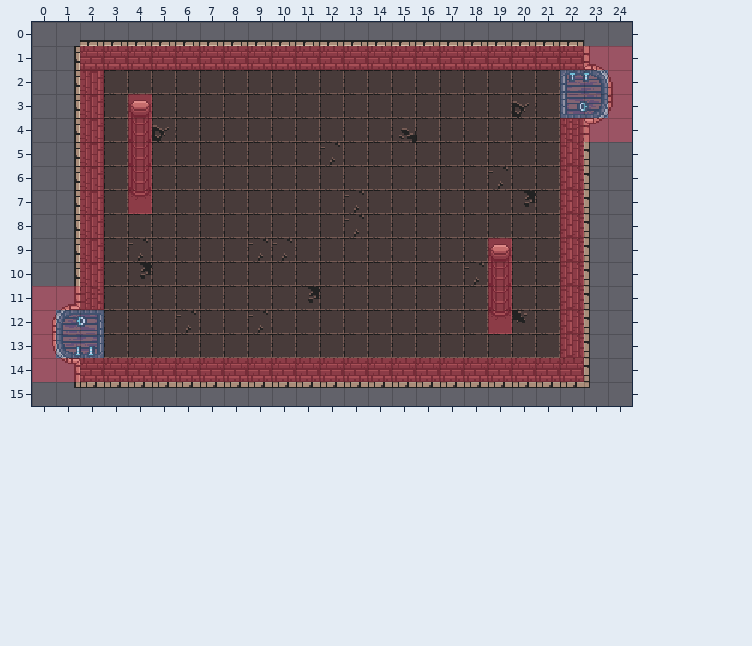
An edit to a level. Tiled map, Resources/tmx/Free_type_map1.tmx. Above, as it was before the edit.
Cells are 16x16 px. Shown: x 0..24, y 0..15. Tiles whose own drawing changed are shown in their newer look in all pictures.
And afterwards:
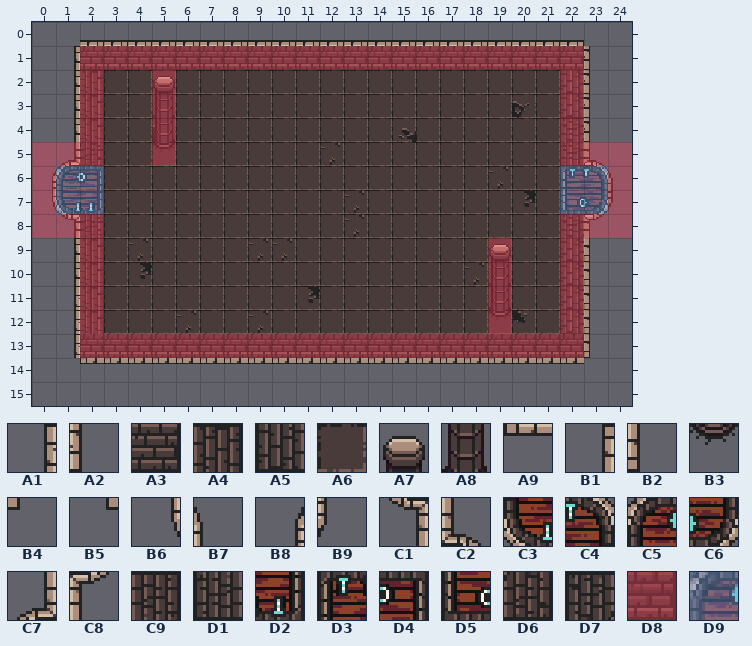
Key: from "0x72_DungeonTilesetII_v1.4": A1 3 turned 270, A2 3 turned 90, A3 35, A4 35 turned 270, A5 35 turned 90, A6 129, A7 165, A8 197, A9 227 turned 180, B1 227 turned 270, B2 227 turned 90, B3 229, B4 326 turned 180, B5 326 turned 270, B6 418 turned 270, B7 418 turned 90, B8 419 turned 270, B9 419 turned 90, C1 449 turned 270, C2 449 turned 90, C3 450 turned 270, C4 450 turned 90, C5 451 turned 270, C6 451 turned 90, C7 452 turned 270, C8 452 turned 90, C9 481 turned 270, D1 481 turned 90, D2 482 turned 270, D3 482 turned 90, D4 483 turned 270, D5 483 turned 90, D6 484 turned 270, D7 484 turned 90; from "MetaSet": D8 0, D9 1.
__ is an empty cell.
Tiles replaced or removed in this view: A3, A4, A5, A6, A7, A8, A9, B1, B2, B3, B4, B5, B6, B7, B8, B9, C1, C2, C3, C4, C5, C6, C7, C8, D2, D3, D4, D5, D6, D8, D9.
Tiles of an added or newly shown layer are drawn over the layers below it.
See-through tiles are keyed as they look on the map.
The edit:
Changed rows in their new state; .. is an unchanged cell.
Layer "Tile Layer 1":
first column x 0:
 1 .. .. .. .. .. .. .. .. .. .. .. .. .. .. .. .. .. .. .. .. .. .. .. A2 ..
 2 .. .. .. .. .. .. .. .. .. .. .. .. .. .. .. .. .. .. .. .. .. .. A5 A2 __
 3 .. .. .. .. .. .. .. .. .. .. .. .. .. .. .. .. .. .. .. .. .. .. A5 A2 __
 4 .. .. .. .. .. .. .. .. .. .. .. .. .. .. .. .. .. .. .. .. .. .. .. A2 ..
 5 .. C7 D6 .. .. .. .. .. .. .. .. .. .. .. .. .. .. .. .. .. .. .. D1 C2 ..
 6 B8 C5 D4 .. .. .. .. .. .. .. .. .. .. .. .. .. .. .. .. .. .. .. D3 C4 B7
 7 B6 C3 D2 .. .. .. .. .. .. .. .. .. .. .. .. .. .. .. .. .. .. .. D5 C6 B9
 8 .. C1 C9 .. .. .. .. .. .. .. .. .. .. .. .. .. .. .. .. .. .. .. D7 C8 ..
11 .. A1 A4 .. .. .. .. .. .. .. .. .. .. .. .. .. .. .. .. .. .. .. .. .. ..
12 __ A1 A4 .. .. .. .. .. .. .. .. .. .. .. .. .. .. .. .. .. .. .. .. .. ..
13 __ A1 A3 A3 A3 A3 A3 A3 A3 A3 A3 A3 A3 A3 A3 A3 A3 A3 A3 A3 A3 A3 A3 .. ..
14 .. __ A9 A9 A9 A9 A9 A9 A9 A9 A9 A9 A9 A9 A9 A9 A9 A9 A9 A9 A9 A9 A9 __ ..
15 .. __ __ __ __ __ __ __ __ __ __ __ __ __ __ __ __ __ __ __ __ __ __ __ ..
Layer "door meta" (added):
first column x 1:
 6 D9 D9 .. .. .. .. .. .. .. .. .. .. .. .. .. .. .. .. .. .. .. D9 D9
 7 D9 D9 .. .. .. .. .. .. .. .. .. .. .. .. .. .. .. .. .. .. .. D9 D9
Layer "pillar":
first column x 4:
 2 .. A7
 3 __ A8
 4 __ A8
 5 __ B3
 6 __ ..
 7 __ ..
Layer "meta info" (removed):
first column x 0:
 1 .. .. .. .. .. .. .. .. .. .. .. .. .. .. .. .. .. .. .. .. .. .. .. __ __
 2 .. .. .. .. .. .. .. .. .. .. .. .. .. .. .. .. .. .. .. .. .. .. __ __ __
 3 .. .. .. .. __ .. .. .. .. .. .. .. .. .. .. .. .. .. .. .. .. .. __ __ __
 4 .. .. .. .. __ .. .. .. .. .. .. .. .. .. .. .. .. .. .. .. .. .. .. __ __
 5 .. .. __ .. __ .. .. .. .. .. .. .. .. .. .. .. .. .. .. .. .. .. __ .. ..
 6 .. .. __ .. __ .. .. .. .. .. .. .. .. .. .. .. .. .. .. .. .. .. __ .. ..
 7 .. .. __ .. __ .. .. .. .. .. .. .. .. .. .. .. .. .. .. .. .. .. __ .. ..
 8 .. .. __ .. .. .. .. .. .. .. .. .. .. .. .. .. .. .. .. .. .. .. __ .. ..
11 __ __ __ .. .. .. .. .. .. .. .. .. .. .. .. .. .. .. .. .. .. .. .. .. ..
12 __ __ __ .. .. .. .. .. .. .. .. .. .. .. .. .. .. .. .. .. .. .. .. .. ..
13 __ __ __ .. .. .. .. .. .. .. .. .. .. .. .. .. .. .. .. .. .. .. __ .. ..
14 __ __ __ __ __ __ __ __ __ __ __ __ __ __ __ __ __ __ __ __ __ __ __ .. ..
Layer "wall meta" (added):
first column x 0:
 2 .. .. .. .. .. D8 .. .. .. .. .. .. .. .. .. .. .. .. .. .. .. .. D8 .. ..
 3 .. .. .. .. .. D8 .. .. .. .. .. .. .. .. .. .. .. .. .. .. .. .. D8 .. ..
 4 .. .. .. .. .. D8 .. .. .. .. .. .. .. .. .. .. .. .. .. .. .. .. .. .. ..
 5 D8 D8 D8 .. .. D8 .. .. .. .. .. .. .. .. .. .. .. .. .. .. .. .. D8 D8 D8
 6 D8 .. .. .. .. .. .. .. .. .. .. .. .. .. .. .. .. .. .. .. .. .. .. .. D8
 7 D8 .. .. .. .. .. .. .. .. .. .. .. .. .. .. .. .. .. .. .. .. .. .. .. D8
 8 D8 D8 D8 .. .. .. .. .. .. .. .. .. .. .. .. .. .. .. .. .. .. .. D8 D8 D8
11 .. .. D8 .. .. .. .. .. .. .. .. .. .. .. .. .. .. .. .. .. .. .. .. .. ..
12 .. .. D8 .. .. .. .. .. .. .. .. .. .. .. .. .. .. .. .. .. .. .. .. .. ..
13 .. .. D8 D8 D8 D8 D8 D8 D8 D8 D8 D8 D8 D8 D8 D8 D8 D8 D8 D8 D8 D8 D8 .. ..
Where, in picture pixels (left, top, right, bottom), the same in both pictures:
changed: (560, 46, 632, 238)
changed: (128, 70, 176, 214)
changed: (32, 142, 104, 238)
changed: (32, 286, 590, 388)
